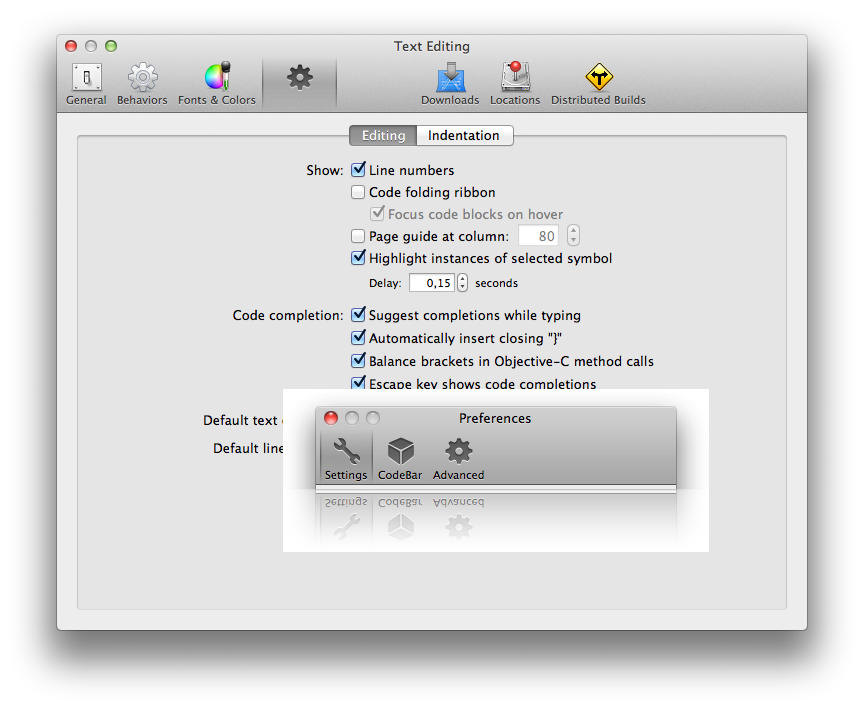
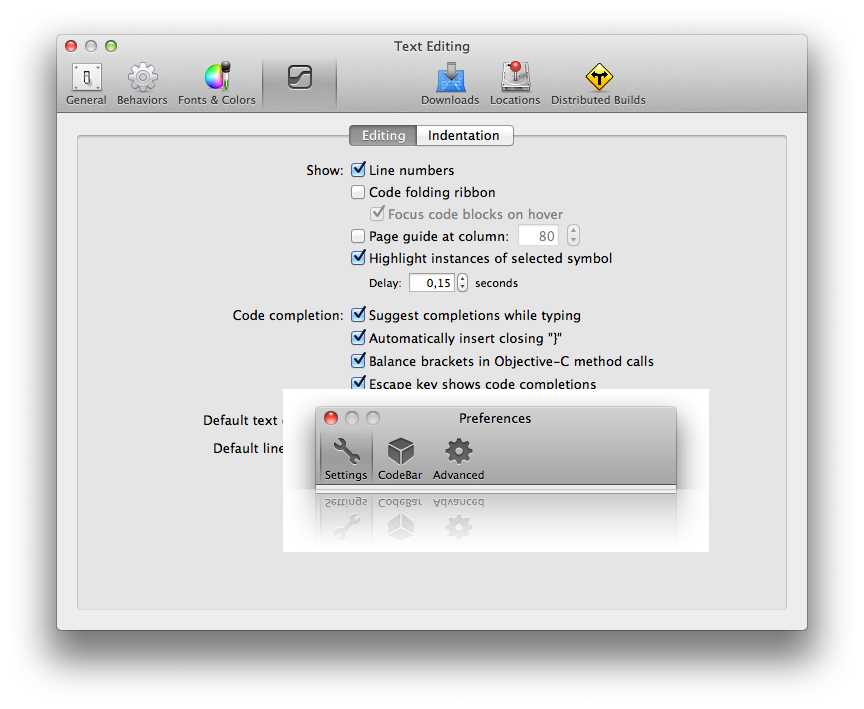
Layer changes from the first 864px x 709px image to the second:
added layer "Diff" above "Download / updates" over [288, 65, 312, 89]
renamed "gear" to "Advanced Settings", hid it over [287, 64, 313, 90]
